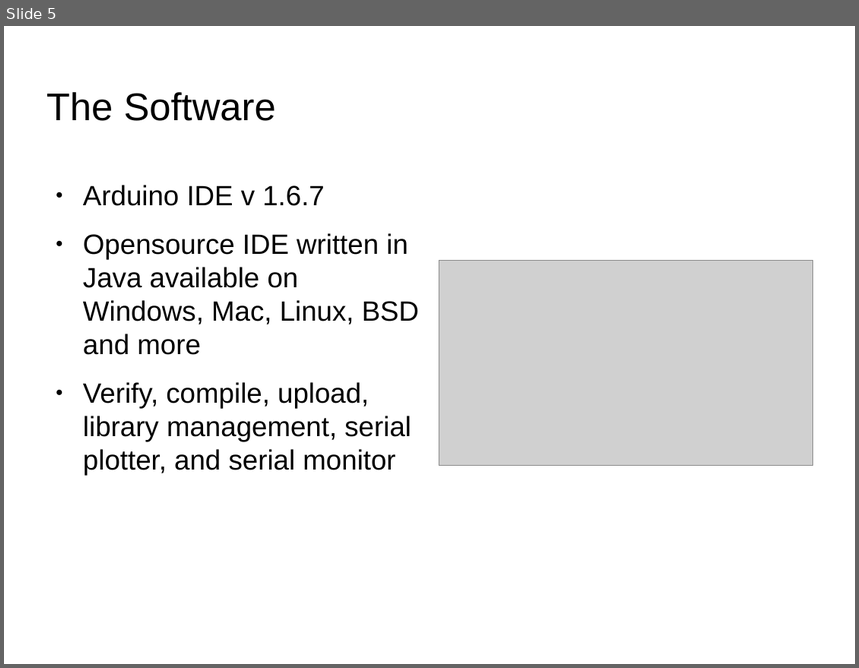
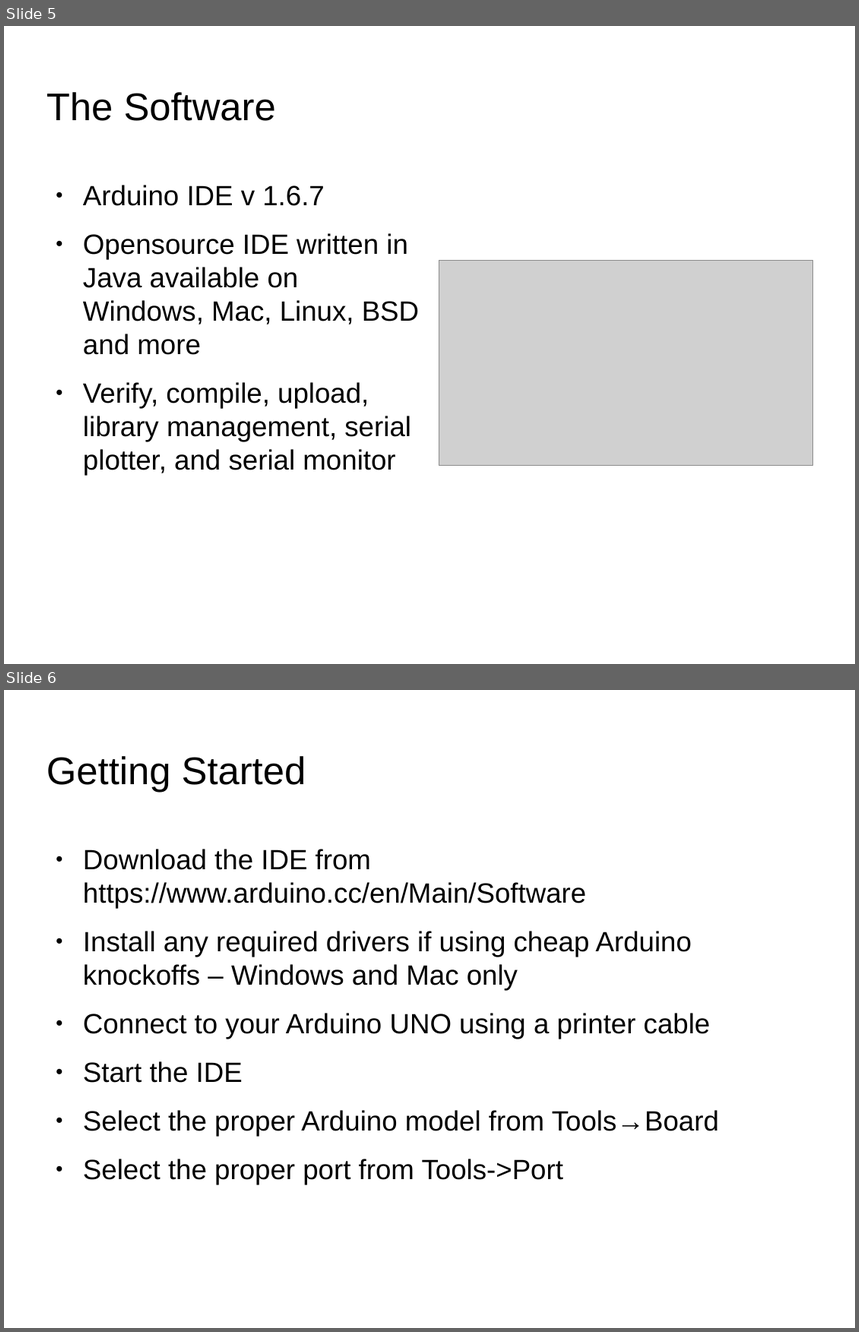
Before and after one commit to SIUE-ARC/Arduino-Workshop, a slide deck: Arduino-Workshop-eHacks.odp. Shown one above the other, each under a label of ours: slide 5 before the commit, slides 5 and 6 after it. The pictures are 859x668 and 859x1332 pixels, drawn with LibreOffice and Linux fonts; fonts in the diff are those of the drawing; grey boxes stand for pictures; background and template pictures are left out. Boxes give left, top, right and bottom in pixels: in the first picture for what was removed or moved away, otherwise in the second. Text is boxed around its words. In the diff, an @@ line names an element or a change of style, - is before the commit and + after.

```diff
--- a/Arduino-Workshop-eHacks.odp
+++ b/Arduino-Workshop-eHacks.odp
@@ slide 6 added at [4,690,855,1328], background picture (left out) @@
@@ title added at [47,756,306,792], 36 pt, text #000000 @@
+Getting Started
@@ text added at [83,849,719,1186], 26 pt, text #000000 @@
+● Download the IDE from https://www.arduino.cc/en/Main/Software
+● Install any required drivers if using cheap Arduino knockoffs – Windows and Mac only
+● Connect to your Arduino UNO using a printer cable
+● Start the IDE
+● Select the proper Arduino model from Tools→Board
+● Select the proper port from Tools->Port
```
Also in this commit, not shown: 1 slide changed, 3 other slides added, 2 other files.
